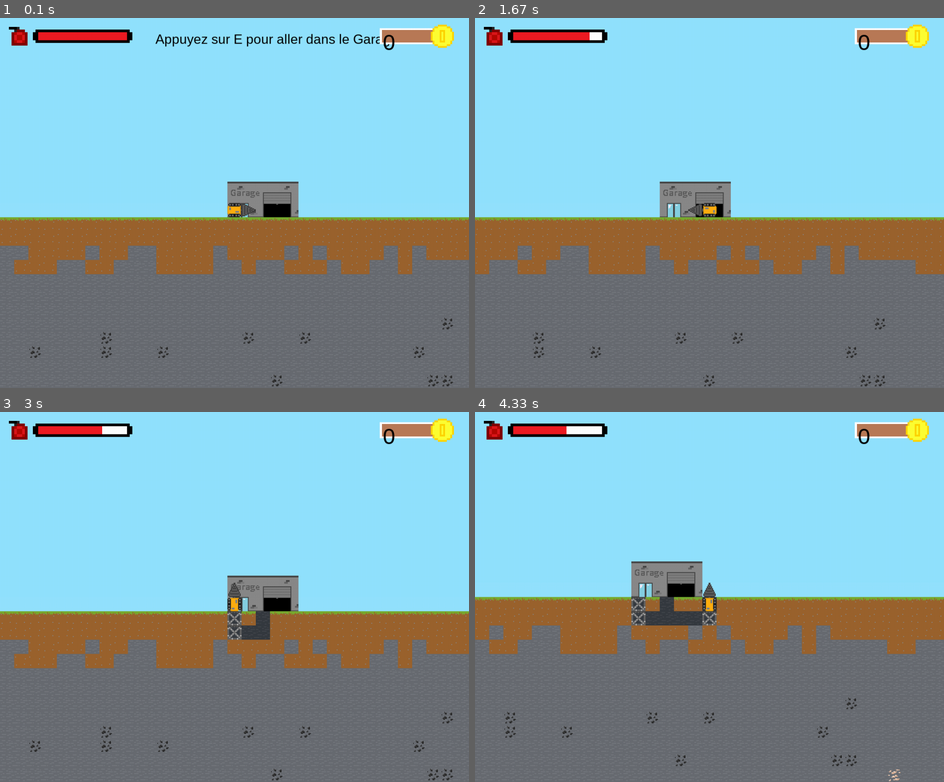
Above: before the commit, frames 1-4 (two rows, left to right).
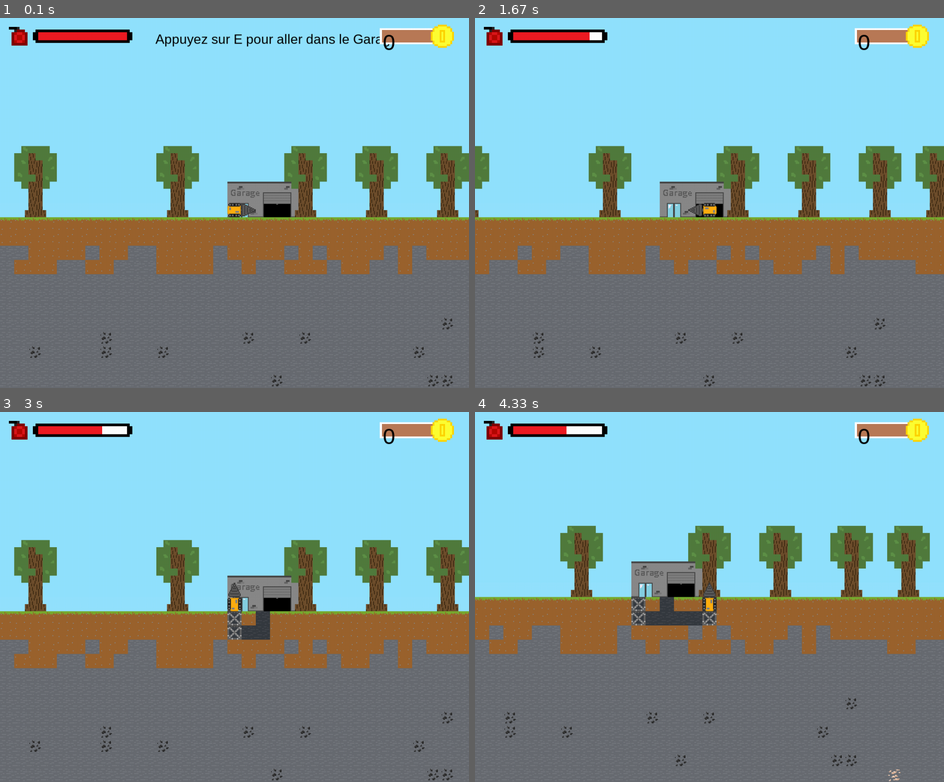
Above: after the commit, the same moments.

Repository: MaitreRenard18/Terrario
Game: pygame game, started from Terrario.py
Same seed, same stepped clock (60 frames per second), same inputs: the game is played once before the commit and once after it.
Inputs:
- Up to frame 1 (0.1 s): no input
- Up to frame 2 (1.67 s): hold Right 0.33-0.8 s; hold Right 0.83-1.3 s; hold Left from 1.33 s (still down)
- Up to frame 3 (3 s): release Left at 1.87 s; hold Down 1.9-2.2 s; tap G at 2.05 s; hold Left 2.23-2.63 s; hold Up from 2.67 s (still down)
- Up to frame 4 (4.33 s): release Up at 3.03 s; hold Right 3.07-3.7 s; tap G at 3.22 s; hold Right 3.73-4.2 s; hold Up from 4.23 s (still down)

The runs differ from the first frame. In frame 1, 6.1% of the frame differs, in the area x 3-100%, y 34-54%; in frame 2, 6.1%, in the area x 0-100%, y 34-54%; in frame 3, 6.1%; in frame 4, 6.1%.

Commit message:
Update Terrario.py

Diff:
--- a/Terrario.py
+++ b/Terrario.py
@@ -378,6 +378,44 @@
                 parachute_texture = textures["shop_parachute"]
                 screen.blit(pygame.transform.scale(parachute_texture, (160, 160)), (x * 32 - offset[0] * 32, y * 32 - offset[1] * 32 - 208))
 
+class Prop:
+    def __init__(self, texture, position, map, player):
+        self.texture = pygame.transform.scale(texture, (texture.get_width() * 2, texture.get_height() * 2))
+        self.position = position
+
+        self.map = map
+        self.player = player
+
+        self.falling_cooldown = 0
+
+    def tick(self):
+        x, y = self.position
+        width = self.texture.get_width() // 32 + (self.texture.get_width() % 2 > 0)
+
+        floor_underneath = False
+        for i in range(width):
+            if not self.map.tiles[x + i][y + 1] in ["cave", "scaffolding"]:
+                floor_underneath = True
+                self.falling_cooldown = 1
+
+        if self.falling_cooldown > 0:
+            self.falling_cooldown -= .25
+        elif not floor_underneath:
+            self.position = (x, y + 1)
+            self.falling_cooldown = 1
+
+        offset = self.player.get_camera_offset()
+        screensize = screen.get_size()
+
+        if offset[0] <= x + (width - 1) and offset[0] + screensize[0] // 32 > x and offset[1] < y + 1:
+            screen.blit(self.texture, (x * 32 - offset[0] * 32, y * 32 - offset[1] * 32 - (self.texture.get_height() - 32)))
+
+            if not floor_underneath:
+                parachute_texture = textures["shop_parachute"]
+                x = x * 32 - offset[0] * 32
+                y = y * 32 - offset[1] * 32  + 32 - self.texture.get_height() - self.texture.get_width()
+                screen.blit(pygame.transform.scale(parachute_texture, (self.texture.get_width(), self.texture.get_width())), (x, y))
+
 #Boucle principal
 clock = pygame.time.Clock() #Créer une "clock" qui permet de limiter la vitesse d'excution maximal grace à la fonction tick()
 
@@ -385,6 +423,12 @@
 shop = ShopBuilding((level.width // 2, 0), level)
 drill = Player((level.width // 2, 0), level, shop) #Créer le joueur ayant comme paramètre la carte
 hud = Interface(drill) #Créer une interface avec différentes barres (comme) le fuel) et compteurs (comme le gold)
+
+trees = []
+i = 0
+while i < 1013:
+    i = random.randint(i + 4, i + 10)
+    trees.append(Prop(textures["tree"], [i, 0], level, drill))
 
 boutons = [
     Button(textures["buy"], [103, 632], 20, speed_button, drill),
@@ -396,17 +440,21 @@
 bool_shop = None #Faut changer ça, selon ce que tu veux (être dans le shop, ou sur la map princiaple)
 running = True
 while running: #Boucle principal qui execute toutes les fonctions à chaques frames
-    clock.tick(60)
-
-    if bool_shop:
+    if not bool_shop:
+        clock.tick(60)
+
+        level.render(drill.get_camera_offset()) #Affiche la carte avec une position de camera obtenue grace à fonction get_camera_offset()
+        shop.tick() #"Met a jour" la shop
+        for tree in trees:
+            tree.tick()
+
+        drill.tick() #"Met a jour" la foreuse
+        hud.render_ingame() #"Met a jour" l'interface
+
+    else:
         for i in range(len(boutons)):
             boutons[i].animation() #J'appelle chaque boutons, pour vérifier si la souris est sur l'un d'eux
             hud.render_inshop() #"Met a jour" l'interface, pour enlever les potentielles animations de boutons
-    else:
-        level.render(drill.get_camera_offset()) #Affiche la carte avec une position de camera obtenue grace à fonction get_camera_offset()
-        shop.tick() #"Met a jour" la shop
-        drill.tick() #"Met a jour" la foreuse
-        hud.render_ingame() #"Met a jour" l'interface
 
     pygame.display.flip() #Met à jour l'affichage
 
@@ -414,5 +462,6 @@
         if event.type == pygame.QUIT:
             running = False
 
+
 #Lignes par Lucas: 190
 #Lignes par Ugo: 120
